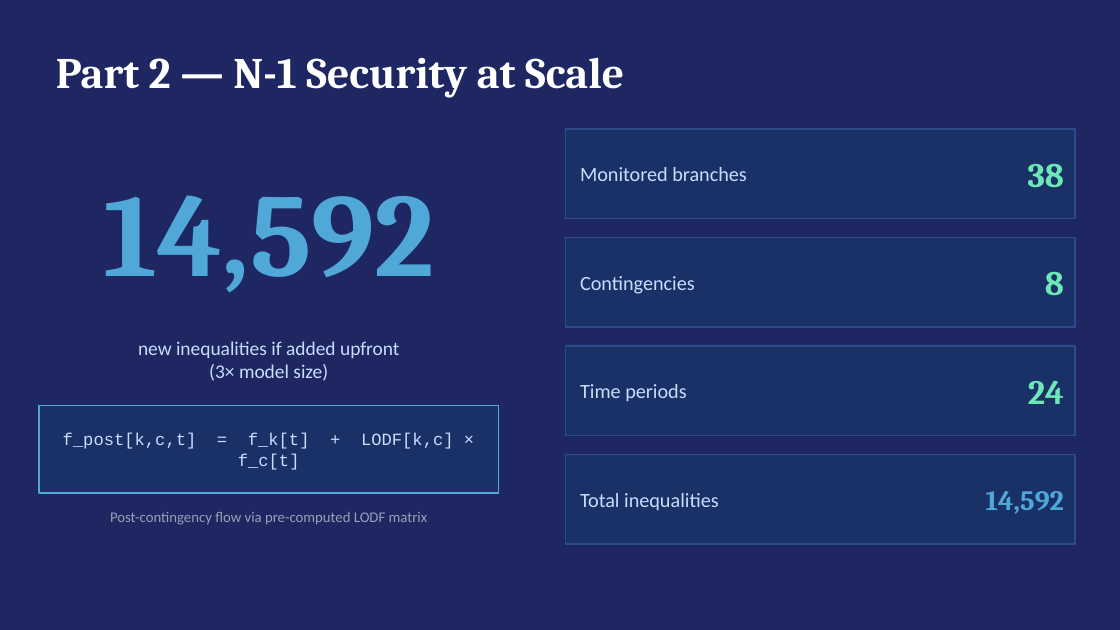
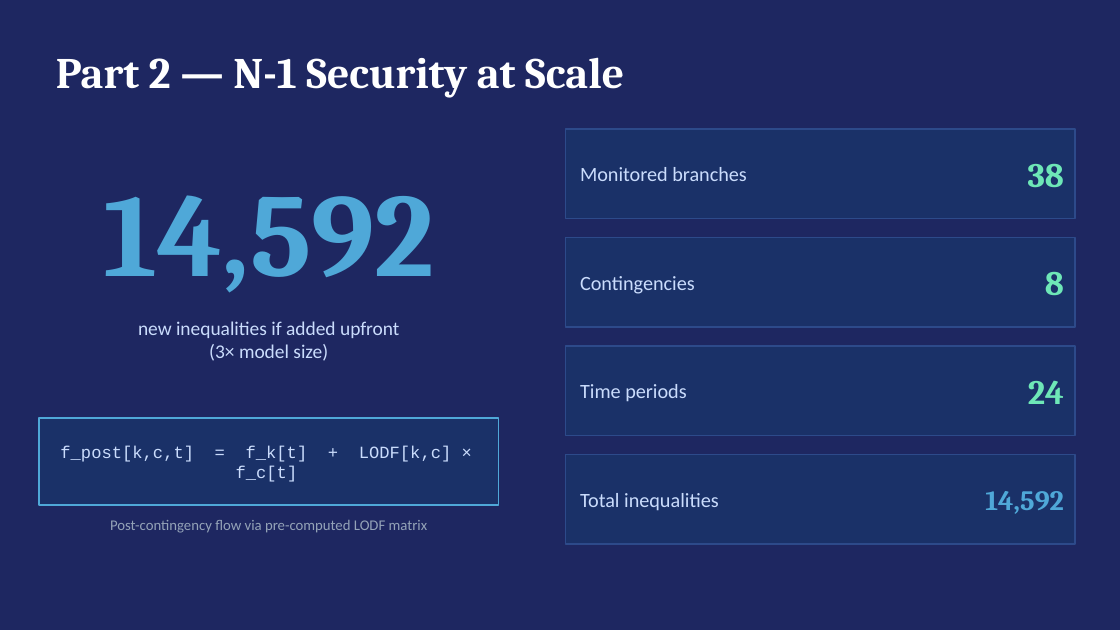
Before and after one commit to sb-at/chess_analyzer, a slide deck: slide 6 of TT/SCUC_Presentation.pptx. Drawn at 1120x630 pixels with LibreOffice and Linux fonts; fonts in the diff are those of the drawing. Boxes give left, top, right and bottom in pixels: in the first picture for what was removed or moved away, otherwise in the second. Text is boxed around its words. In the diff, an @@ line names an element or a change of style, - is before the commit and + after.

```diff
--- a/TT/SCUC_Presentation.pptx
+++ b/TT/SCUC_Presentation.pptx
@@ text "new inequalities if added upfront": place and size @@
-text "new inequalities if added upfront" at [138,341,399,381]
+text "new inequalities if added upfront" at [138,321,399,361]
@@ rectangle: place and size @@
-rectangle at [39,405,498,493]
+rectangle at [39,418,498,505]
@@ text "f_post[k,c,t] = f_k[t] + LODF[k,c] ...": place and size @@
-text "f_post[k,c,t] = f_k[t] + LODF[k,c] ..." at [63,432,454,449]
+text "f_post[k,c,t] = f_k[t] + LODF[k,c] ..." at [60,445,452,462]
@@ text "Post-contingency flow via pre-computed LODF ...": place and size @@
-text "Post-contingency flow via pre-computed LODF ..." at [110,512,428,525]
+text "Post-contingency flow via pre-computed LODF ..." at [110,520,428,533]
```
Also in this commit, not shown: 8 other slides changed, 3 slides added, 1 slide removed.
